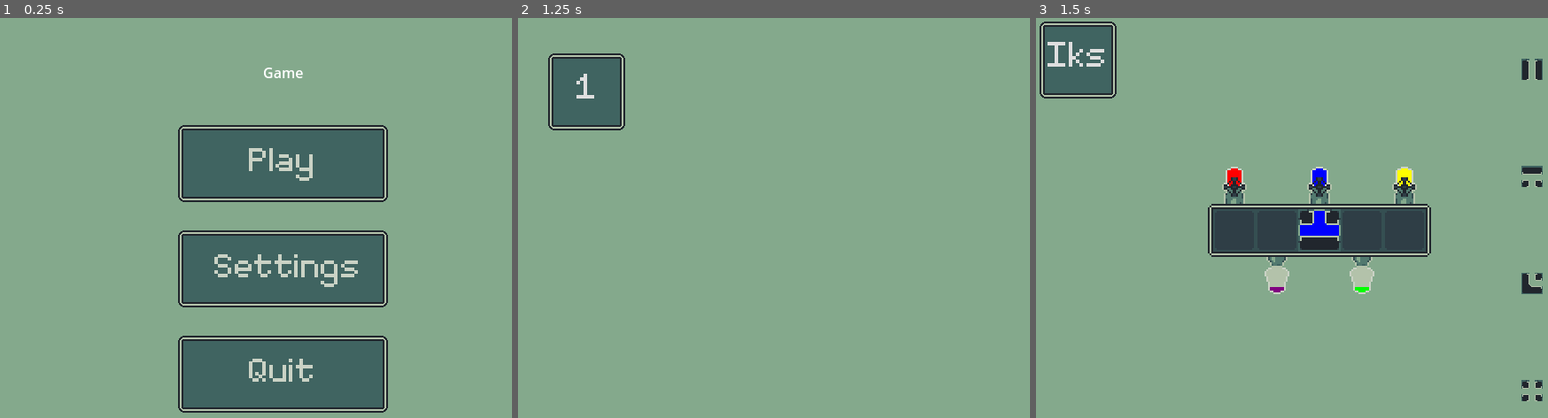
Above: before the commit, frames 1-3 (left to right).
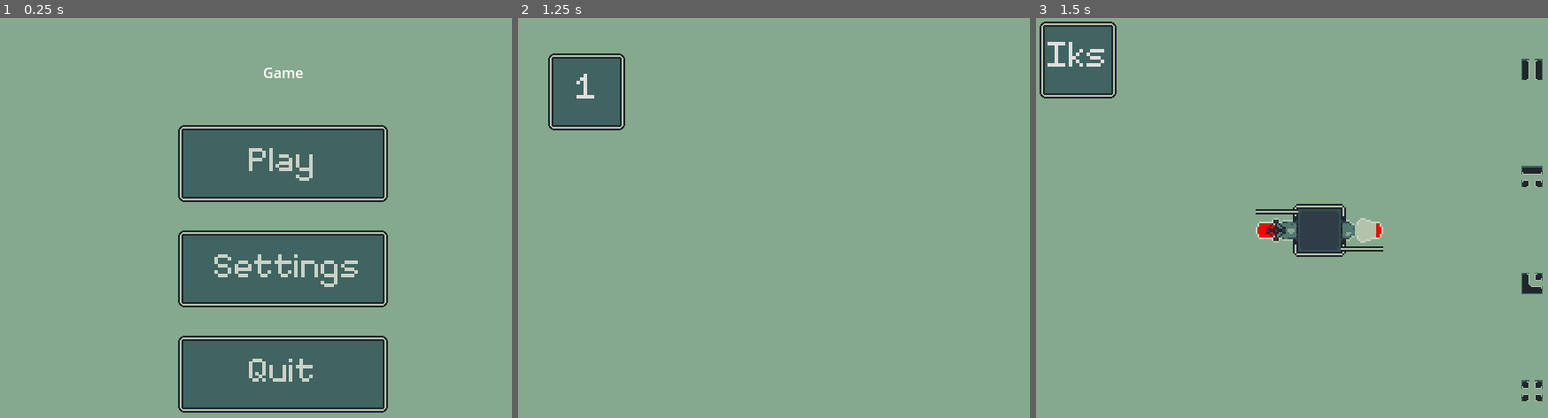
Above: after the commit, the same moments.

Repository: feargrinn/spacejam2024
Game: Godot game, scene res://node_2d.tscn
Two runs of this game, one before a commit and one after it. Both use one fixed random seed, a clock stepped at 60 frames per second and the inputs below.
Inputs (mouse positions are in pixels of both pictures, inside the frame that each line leads up to):
- Up to frame 1 (0.25 s): no input
- Up to frame 2 (1.25 s): click (799, 162) at 0.5 s
- Up to frame 3 (1.5 s): click "1" at 1.25 s

Frames 1-2 are identical in both runs. In frame 3, 7.0% of the frame differs, in the area x 33-78%, y 37-70%.

Commit message:
Better levels?

Diff:
--- a/Levels/LevelOne.gd
+++ b/Levels/LevelOne.gd
@@ -3,21 +3,12 @@
 class_name LevelOne
 
 func set_dimensions():
-	number_of_tiles_x = 7
+	number_of_tiles_x = 3
 	number_of_tiles_y = 3
 
 func level_definition():
 	var tile = input_script.new(colour_script.new(1, 0, 0))
-	set_tile_at(tile, 1, 0)
-	tile = input_script.new(colour_script.new(0, 0, 1))
-	set_tile_at(tile, 3, 0)
-	tile = input_script.new(colour_script.new(0, 1, 0))
-	set_tile_at(tile, 5, 0)
-	tile = t_tile_script.new()
-	set_tile_at(tile, 3, 1, 2)
-	tile = output_script.new(colour_script.new(1, 0, 1))
-	set_tile_at(tile, 2, 2)
+	set_tile_at(tile, 0, 1, 3)
+	tile = output_script.new(colour_script.new(1, 0, 0))
+	set_tile_at(tile, 2, 1, 3)
 	all_outputs.append(tile)
-	tile = output_script.new(colour_script.new(0, 1, 1))
-	set_tile_at(tile, 4, 2)
-	all_outputs.append(tile)
--- a/Levels/LevelThree.gd
+++ b/Levels/LevelThree.gd
@@ -3,9 +3,21 @@
 class_name LevelThree
 
 func set_dimensions():
-	number_of_tiles_x = 11
-	number_of_tiles_y = 11
+	number_of_tiles_x = 7
+	number_of_tiles_y = 3
 
 func level_definition():
-	var tile = t_tile_script.new()
-	set_tile_at(tile, 3, 5, 1)
+	var tile = input_script.new(colour_script.new(1, 0, 0))
+	set_tile_at(tile, 1, 0)
+	tile = input_script.new(colour_script.new(0, 0, 1))
+	set_tile_at(tile, 3, 0)
+	tile = input_script.new(colour_script.new(0, 1, 0))
+	set_tile_at(tile, 5, 0)
+	tile = t_tile_script.new()
+	set_tile_at(tile, 3, 1, 2)
+	tile = output_script.new(colour_script.new(1, 0, 1))
+	set_tile_at(tile, 2, 2)
+	all_outputs.append(tile)
+	tile = output_script.new(colour_script.new(0, 1, 1))
+	set_tile_at(tile, 4, 2)
+	all_outputs.append(tile)
--- a/Levels/LevelTwo.gd
+++ b/Levels/LevelTwo.gd
@@ -3,9 +3,14 @@
 class_name LevelTwo
 
 func set_dimensions():
-	number_of_tiles_x = 11
-	number_of_tiles_y = 11
+	number_of_tiles_x = 5
+	number_of_tiles_y = 3
 
 func level_definition():
-	var tile = t_tile_script.new()
-	set_tile_at(tile, 3, 2, 1)
+	var tile = input_script.new(colour_script.new(1, 0, 0))
+	set_tile_at(tile, 1, 2, 2)
+	tile = input_script.new(colour_script.new(0, 0, 1))
+	set_tile_at(tile, 3, 2, 2)
+	tile = output_script.new(colour_script.new(1, 0, 1))
+	set_tile_at(tile, 2, 2)
+	all_outputs.append(tile)
--- a/Map.gd
+++ b/Map.gd
@@ -253,6 +253,7 @@
 		if output_tile.is_output_filled && !output_tile.color.isEqual(output_tile.target_color):
 			is_running = false
 			get_parent().loser_screen()
+			return
 
 	for output_tile in all_outputs:
 		if !output_tile.is_output_filled:
